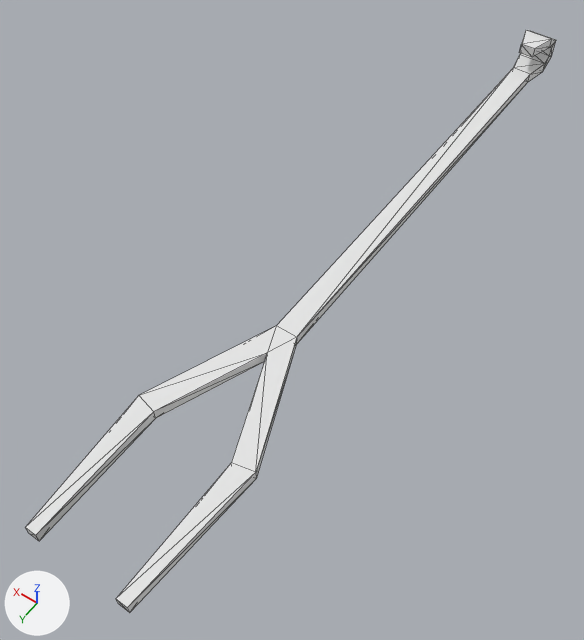
Renders of the glTF model apps/world-studio/public/kits/interior-farmhouse-v1/parts/vanilla_clutter_dining_set_basicfork01-bcefbf78.glb from each side of a commit.
The view is the same before and after, from a camera (50 mm lens) standing at (-0.16, 0.403, 0.35) and looking at (0.013, 0.161, -0.031). The lights are fixed; the arrows at lower left show +X, +Y and +Z. The older version comes first. Mesh edges are drawn as thin lines. Objects named as collision shapes, trigger or cutter boxes, shadow casters or lower levels of detail are left out.

Script lines for the objects in view, before the commit:
```python
me_mesh_0 = bpy.data.meshes.new('Mesh_0')
me_mesh_0.from_pydata(...)  # 46 vertices, 88 faces; spans x -0.038..0.038, y -0.141..0.348, z -0.014..0.014
me_mesh_0.materials.append(mat_basicfork01_0_mat)  # its picture is missing
ob_es_basicfork01_0 = bpy.data.objects.new('es|BasicFork01:0', me_mesh_0)
ob_es_basicfork01_0.parent = ob_es_b3c9735760_vanilla__clutter_dining_set_basicfork01
ob_es_basicfork01_0.location = (0.0, 0.0, 0.0)
```
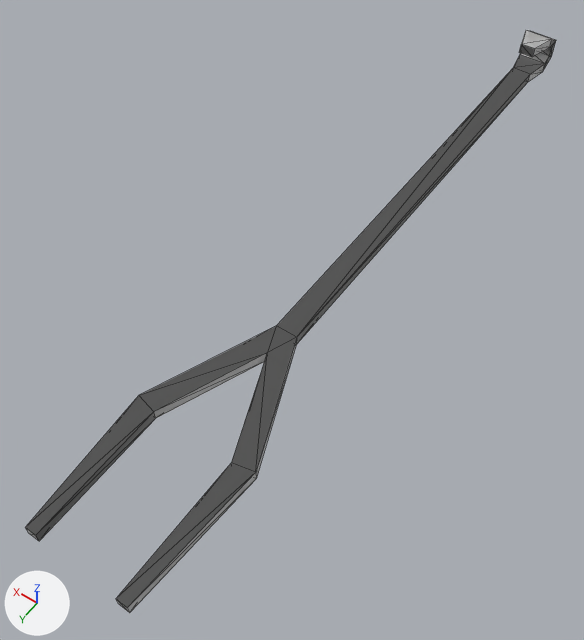
Boxes [x1, y1, x2, y2] around the edits, measured in the pictures (584 x 640 px):
'es|BasicFork01:0__lod1', added: after [26, 32, 552, 612]

The change, as a diff of the scene's bpy script:
```diff
--- a/apps/world-studio/public/kits/interior-farmhouse-v1/parts/vanilla_clutter_dining_set_basicfork01-bcefbf78.glb.py
+++ b/apps/world-studio/public/kits/interior-farmhouse-v1/parts/vanilla_clutter_dining_set_basicfork01-bcefbf78.glb.py
@@ ob_es_basicfork01_0__lod1 @@
+ob_es_basicfork01_0__lod1 = bpy.data.objects.new('es|BasicFork01:0__lod1', me_mesh_0)
+ob_es_basicfork01_0__lod1.parent = ob_es_b3c9735760_vanilla__clutter_dining_set_basicfork01
+ob_es_basicfork01_0__lod1.location = (0.0, 0.0, 0.0)
```
